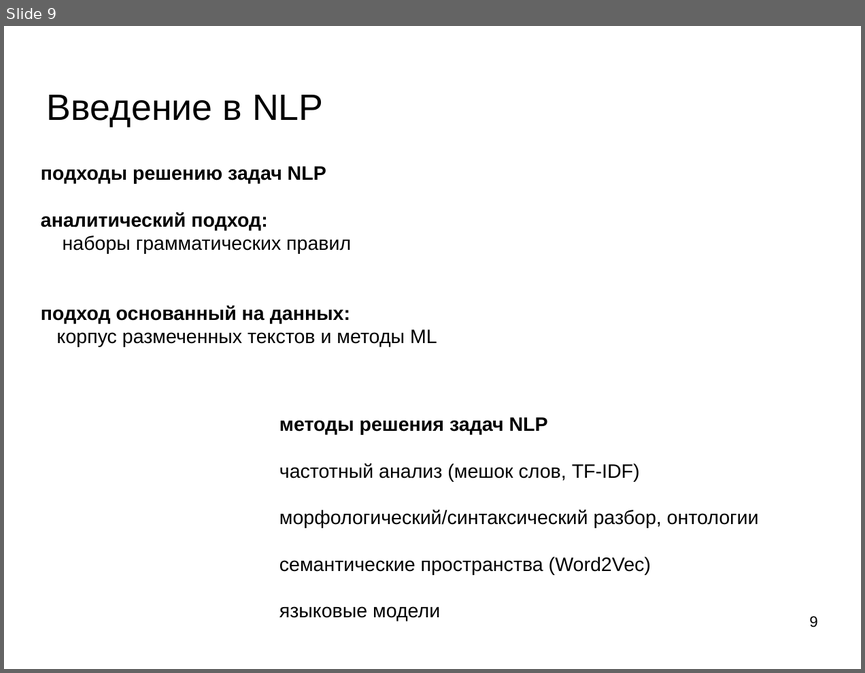
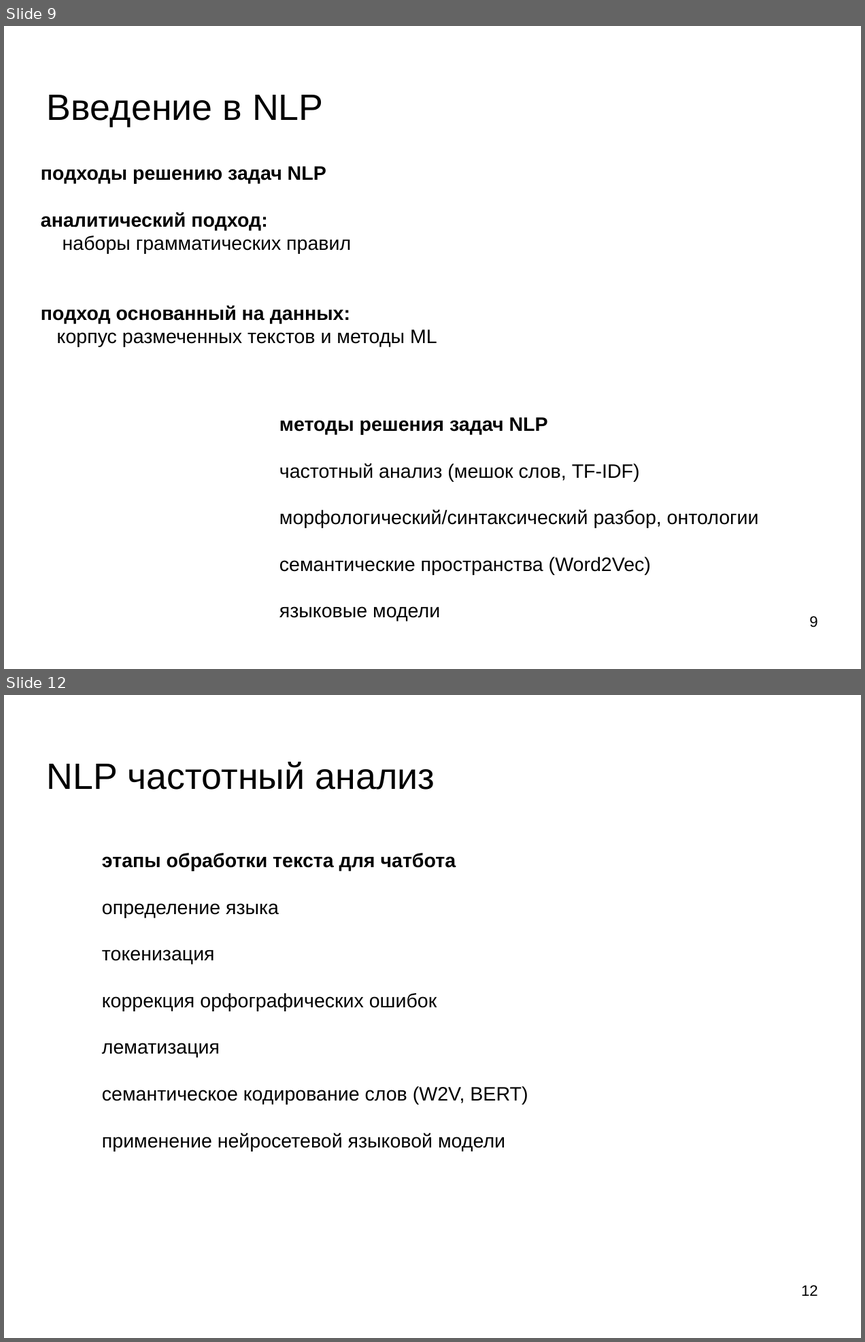
Before and after one commit to mechanoid5/ml_nlp_2022, a slide deck: 01-intro.odp. Shown one above the other, each under a label of ours: slide 9 before the commit, slides 9 and 12 after it; the slides between them are not shown. The pictures are 865x673 and 865x1342 pixels, drawn with LibreOffice and Linux fonts; fonts in the diff are those of the drawing; background and template pictures are left out. Boxes give left, top, right and bottom in pixels: in the first picture for what was removed or moved away, otherwise in the second. Text is boxed around its words. In the diff, an @@ line names an element or a change of style, - is before the commit and + after.

```diff
--- a/01-intro.odp
+++ b/01-intro.odp
@@ slide 12 added at [4,695,861,1338], background picture (left out) @@
@@ title added at [47,762,434,790], 33.9 pt, text #000000 @@
+NLP частотный анализ
@@ text added at [102,853,528,1151], 18 pt, text #000000 @@
+этапы обработки текста для чатбота
+определение языка
+токенизация
+коррекция орфографических ошибок
+лематизация
+семантическое кодирование слов (W2V, BERT)
+применение нейросетевой языковой модели
@@ page number added at [801,1285,818,1295], 14 pt, text #000000 @@
+12
```
Also in this commit, not shown: 1 slide changed, 2 other slides added, 6 other files.
